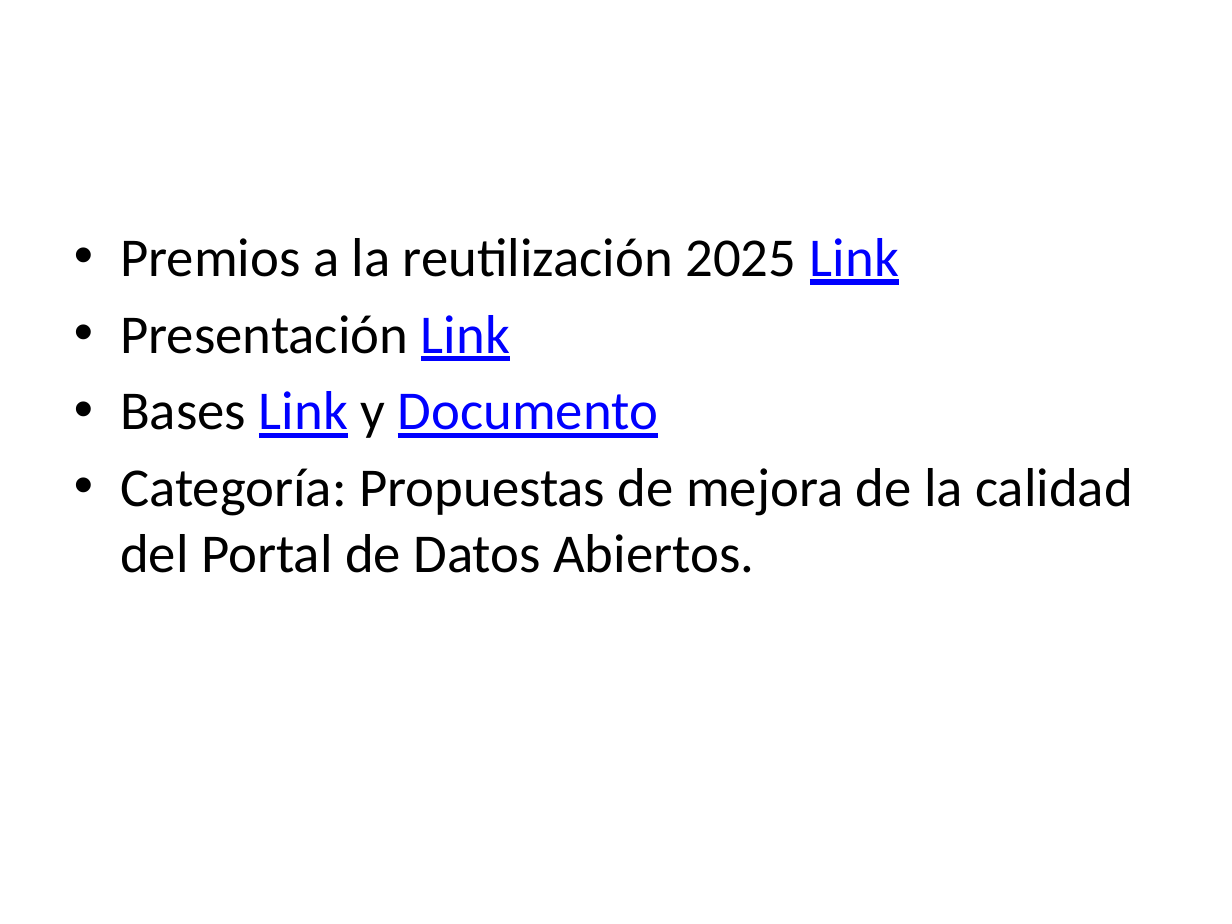
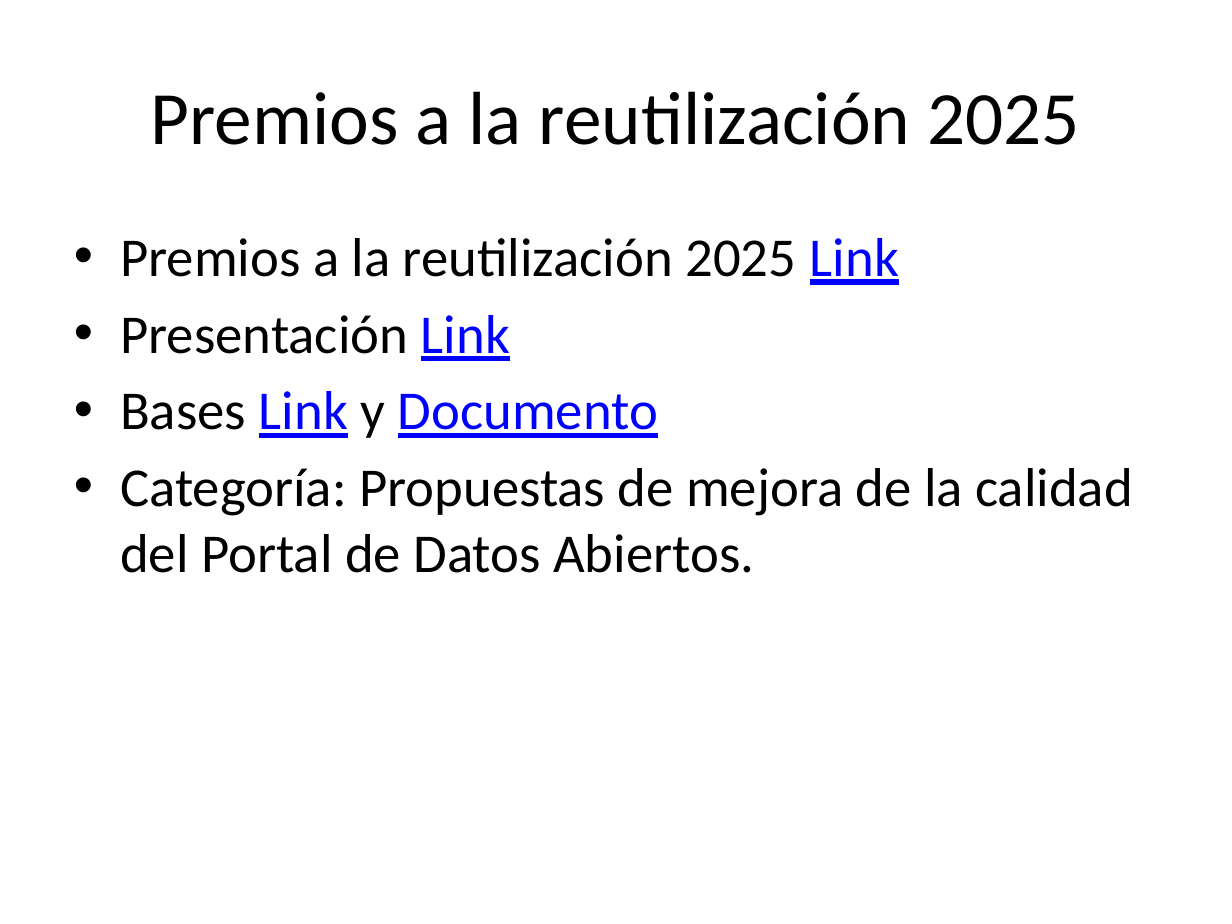
Before and after one commit to santiagomota/datos-madrid-presentacion, a slide deck: slide 3 of docs/index.pptx (slide 4 before the commit). Drawn at 1232x924 pixels with LibreOffice and Linux fonts; fonts in the diff are those of the drawing. Boxes give left, top, right and bottom in pixels: in the first picture for what was removed or moved away, otherwise in the second. Text is boxed around its words. In the diff, an @@ line names an element or a change of style, - is before the commit and + after.

```diff
--- a/docs/index.pptx
+++ b/docs/index.pptx
@@ title added at bbox=[151, 91, 1079, 145], 44 pt, text #000000 @@
+Premios a la reutilización 2025
```
Also in this commit, not shown: 4 other slides changed, 1 slide removed, 2 other files.
